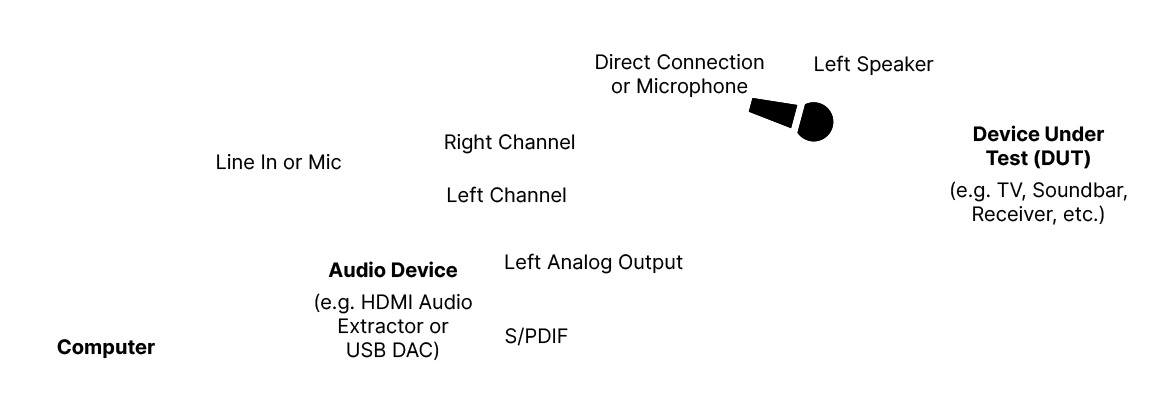
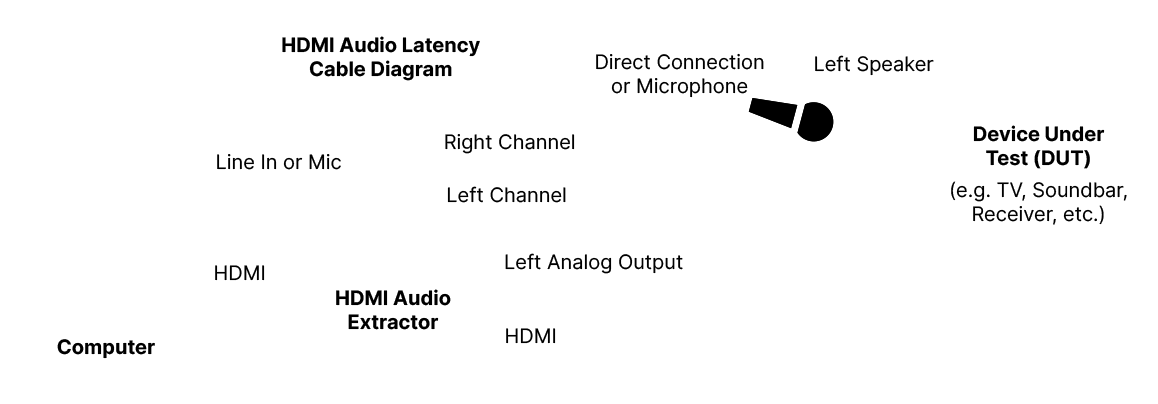
Layered file, before and after one edit (1158x404). Changes by layer:
hid group "S/PDIF" (1st of 2) (22 layers) over bbox(217, 36, 568, 361)
painted on "Audio Device (e.g. HDMI Audio Extractor or USB DAC)" over bbox(369, 261, 433, 264)
showed group "HDMI" (1st of 3) (23 layers) over bbox(215, 36, 568, 361)
added layer "HDMI Audio Latency Cable Diagram" in group "HDMI" over bbox(282, 36, 480, 81)
renamed "HDMI Audio Device (e.g. HDMI Audio Extractor)" to "HDMI Audio Extractor", painted on it over bbox(315, 261, 472, 361)
